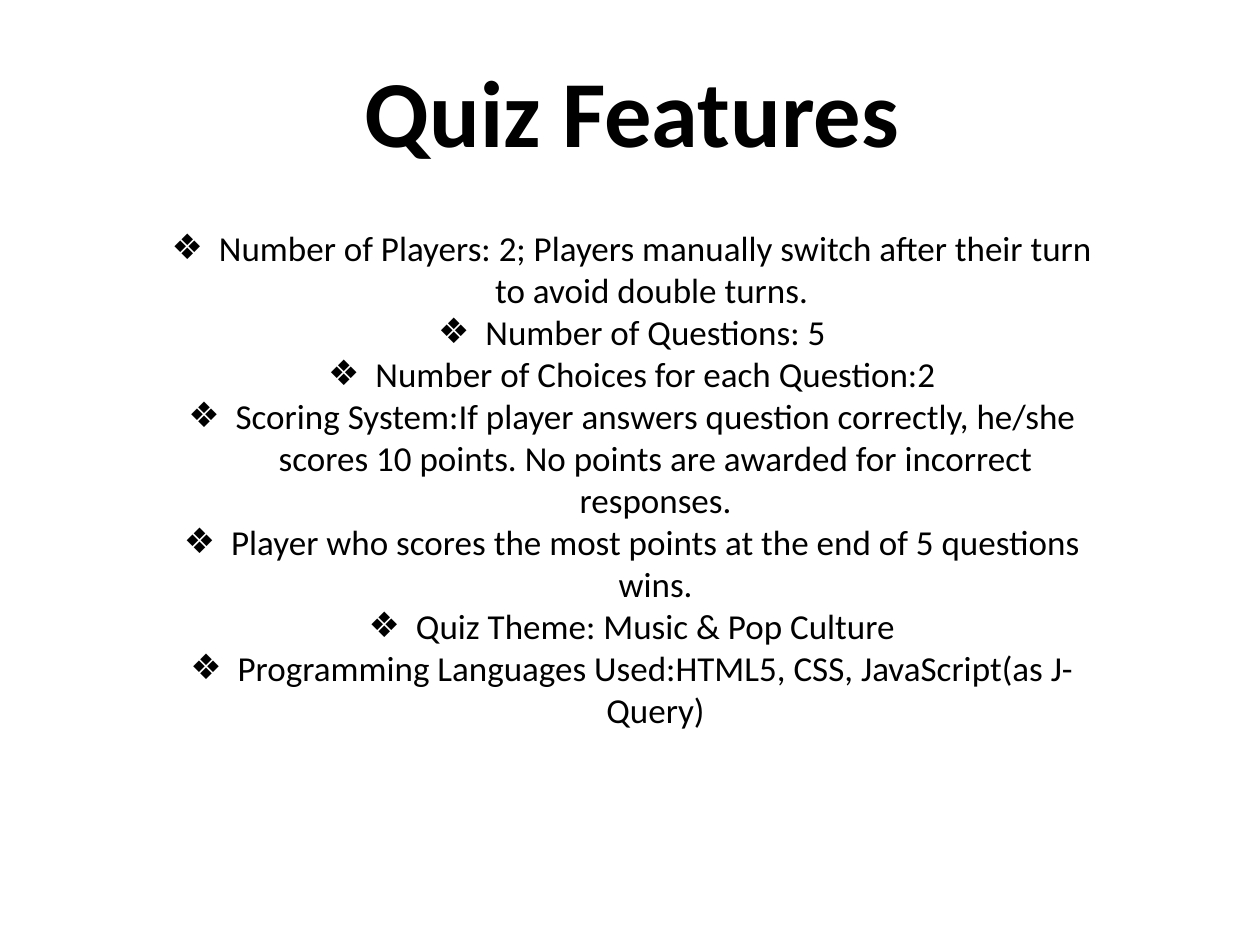
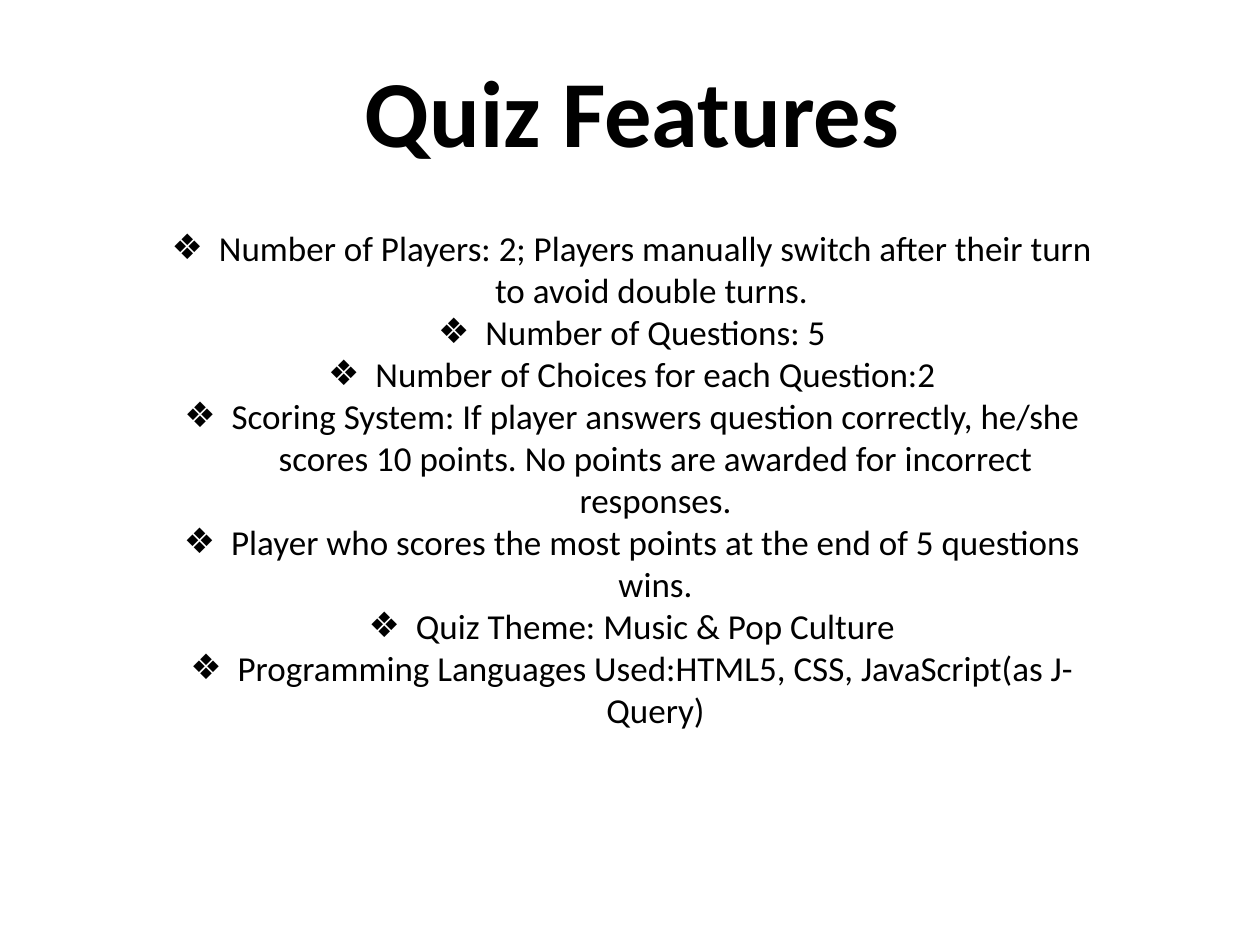
Before and after one commit to shamim1987/projectOne, a slide deck: slide 3 of quiz/presentation/Project One.pptx. Drawn at 1260x945 pixels with LibreOffice and Linux fonts; fonts in the diff are those of the drawing. Boxes give left, top, right and bottom in pixels: in the first picture for what was removed or moved away, otherwise in the second. Text is boxed around its words. In the diff, an @@ line names an element or a change of style, - is before the commit and + after.

```diff
--- a/quiz/presentation/Project One.pptx
+++ b/quiz/presentation/Project One.pptx
@@ text at bbox=[219, 236, 1092, 729]: indent changed @@
@@ text at bbox=[232, 404, 1079, 519]: text changed @@
-❖ Scoring System:If player answers question correctly, he/she scores 10 points. No points are awarded for incorrect responses.
+❖ Scoring System: If player answers question correctly, he/she scores 10 points. No points are awarded for incorrect responses.
```
Also in this commit, not shown: 4 other slides changed, 7 slides added, 1 slide removed, 1 other file.
